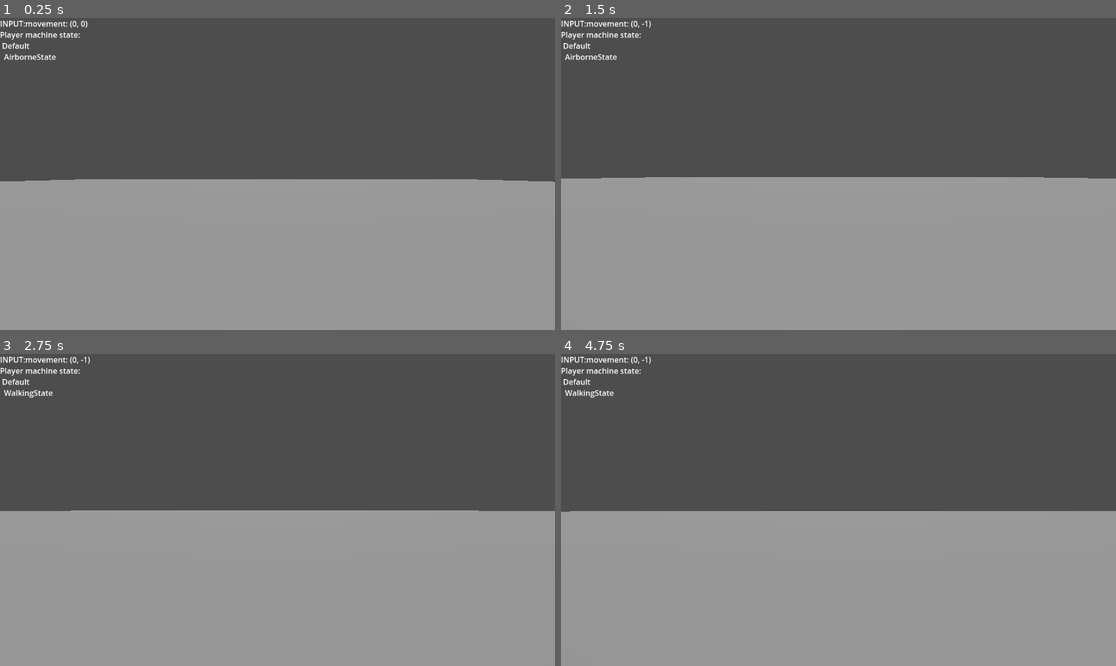
Above: before the commit, frames 1-4 (two rows, left to right).
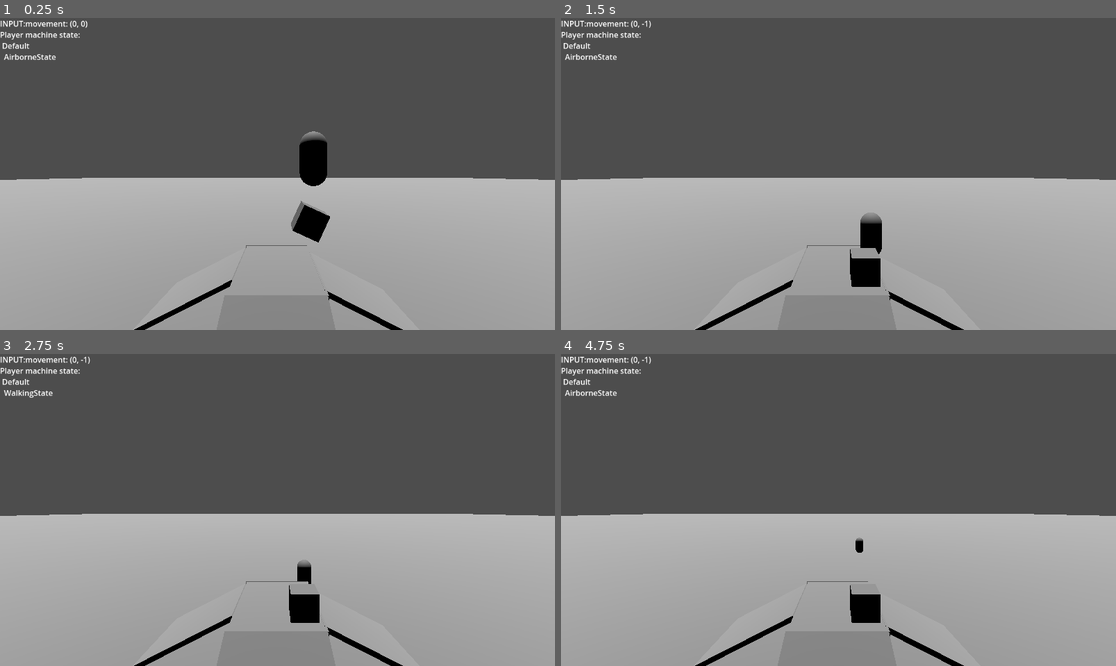
Above: after the commit, the same moments.

Repository: PropFault/Playground
Game: Godot game, scene res://test.tscn
The game is run twice, just before and just after one commit, with the same random seed, the same clock (stepped at 60 frames per second) and the same inputs.
Inputs (mouse positions are in pixels of both pictures, inside the frame that each line leads up to):
- Up to frame 1 (0.25 s): no input
- Up to frame 2 (1.5 s): move the mouse to (866, 174) at 0.52 s; hold Ctrl (Crouch) 0.53-1.28 s; hold W (Forward) from 0.53 s (still down); tap Space (Jump) at 0.77 s; move the mouse to (810, 174) at 1.27 s; click (810, 174) at 1.35 s
- Up to frame 3 (2.75 s): keep holding W (Forward); tap Space (Jump) at 1.52 s; tap Ctrl (Crouch) at 1.55, 2.3 s; move the mouse to (288, 503) at 2.02 s; hold Right mouse button (Attack Secondary) from 2.03 s (still down)
- Up to frame 4 (4.75 s): keep holding W (Forward); move the mouse to (832, 516) at 2.77 s; release Right mouse button (Attack Secondary) at 2.78 s; tap Ctrl (Crouch) at 2.85, 3.8, 4.35 s; tap Space (Jump) at 3.02, 3.77, 4.52 s; move the mouse to (877, 513) at 3.52 s; hold Shift (Run) 3.53-4.28 s; move the mouse to (794, 506) at 4.27 s

The runs differ from the first frame. In frame 1, 12% of the frame differs, in the area x 0-100%, y 36-100%; in frame 2, 12%; in frame 3, 13%, in the area x 0-100%, y 50-100%; in frame 4, 13%.

Commit message:
Added crouching

Diff:
--- a/Player.gd
+++ b/Player.gd
@@ -1,8 +1,8 @@
 extends Node3D
 @onready var layer0 = get_node("Body/Logic/Layer0")
 @onready var layer1 = get_node("Body/Logic/Layer1")
-@export var jumping_speed: float = 20.0
-@export var jump_control_duration: float = 2.0
+@export var total_jump_power: float = 45.0
+@export var jump_control_duration: float = 0.4
 var timer: float
 var is_jumping: float
 @onready var body = $Body
@@ -16,8 +16,10 @@
 
 	if body.is_grounded() and jump_pressed and timer < jump_control_duration:
 		is_jumping = true
-	if is_jumping and jump_pressed:
-		body.velocity = body.velocity + jumping_speed * body.basis.y * delta
+	if is_jumping and jump_pressed and timer < jump_control_duration:
+		var jumpImpulse = (total_jump_power * ((jump_control_duration-timer)/jump_control_duration)) * body.basis.y;
+		print(jumpImpulse)
+		body.velocity = body.velocity + jumpImpulse * delta
 
 	if not jump_pressed or timer > jump_control_duration and not jump_pressed:
 		is_jumping = false
--- a/RootStateMachine.gd
+++ b/RootStateMachine.gd
@@ -1 +1,8 @@
 extends CharacterStateMachine
+
+func _state_process(delta:float):
+	super(delta)
+	if(self.input.crouch):
+		active = $Crouch
+	else:
+		active = $Default
--- a/player.tscn
+++ b/player.tscn
@@ -18,8 +18,8 @@
 [sub_resource type="CapsuleShape3D" id="CapsuleShape3D_m8kcn"]
 height = 1.5
 
-[sub_resource type="CapsuleShape3D" id="CapsuleShape3D_yka8l"]
-height = 1.5
+[sub_resource type="CapsuleShape3D" id="CapsuleShape3D_prc55"]
+height = 1.54045
 
 [sub_resource type="AnimationNodeAnimation" id="AnimationNodeAnimation_371bd"]
 animation = &"Crouch"
@@ -48,7 +48,7 @@
 
 [sub_resource type="AnimationNodeStateMachine" id="AnimationNodeStateMachine_kxsor"]
 states/Crouch/node = SubResource("AnimationNodeAnimation_371bd")
-states/Crouch/position = Vector2(436.556, 210)
+states/Crouch/position = Vector2(437, 210)
 states/Idle/node = SubResource("AnimationNodeAnimation_rc3oc")
 states/Idle/position = Vector2(437, 100)
 transitions = ["Start", "Idle", SubResource("AnimationNodeStateMachineTransition_ywwye"), "Idle", "Crouch", SubResource("AnimationNodeStateMachineTransition_lt7km"), "Crouch", "Idle", SubResource("AnimationNodeStateMachineTransition_h3kvv")]
@@ -61,10 +61,10 @@
 tracks/0/type = "position_3d"
 tracks/0/imported = false
 tracks/0/enabled = true
-tracks/0/path = NodePath("CrouchCapsule")
-tracks/0/interp = 2
+tracks/0/path = NodePath("../../CrouchCapsule")
+tracks/0/interp = 1
 tracks/0/loop_wrap = true
-tracks/0/keys = PackedFloat32Array(0, 1, 0, -0.388729, 0, 0.1, 1, 0, 0, 0)
+tracks/0/keys = PackedFloat32Array(0, 1, 0, -0.25, 0, 0.1, 1, 0, 0, 0)
 
 [sub_resource type="Animation" id="Animation_x48pj"]
 resource_name = "Idle"
@@ -72,10 +72,10 @@
 tracks/0/type = "position_3d"
 tracks/0/imported = false
 tracks/0/enabled = true
-tracks/0/path = NodePath("CrouchCapsule")
+tracks/0/path = NodePath("../../CrouchCapsule")
 tracks/0/interp = 1
 tracks/0/loop_wrap = true
-tracks/0/keys = PackedFloat32Array(0, 1, 0, -0.388729, 0)
+tracks/0/keys = PackedFloat32Array(0, 1, 0, -0.25, 0)
 
 [sub_resource type="AnimationLibrary" id="AnimationLibrary_r3mkx"]
 _data = {
@@ -148,12 +148,12 @@
 script = ExtResource("11_tqhum")
 
 [node name="CollisionCapsule" type="CollisionShape3D" parent="Body"]
-transform = Transform3D(1, 0, 0, 0, 1, 0, 0, 0, 1, 0, 0.24849, 0)
+transform = Transform3D(1, 0, 0, 0, 1, 0, 0, 0, 1, 0, 0.250049, 0)
 shape = SubResource("CapsuleShape3D_m8kcn")
 
 [node name="CrouchCapsule" type="CollisionShape3D" parent="Body"]
-transform = Transform3D(1, 0, 0, 0, 1, 0, 0, 0, 1, 0, -0.242496, 0)
-shape = SubResource("CapsuleShape3D_yka8l")
+transform = Transform3D(1, 0, 0, 0, 1, 0, 0, 0, 1, 0, -0.25, 0)
+shape = SubResource("CapsuleShape3D_prc55")
 
 [node name="BodyAnimTree" type="AnimationTree" parent="Body"]
 tree_root = SubResource("AnimationNodeStateMachine_kxsor")
--- a/test.tscn
+++ b/test.tscn
@@ -1,8 +1,11 @@
-[gd_scene load_steps=6 format=3 uid="uid://kag6ve56ire3"]
+[gd_scene load_steps=7 format=3 uid="uid://kag6ve56ire3"]
 
 [ext_resource type="PackedScene" uid="uid://de1jevbkbwq81" path="res://player.tscn" id="1_sq5gs"]
 
+[sub_resource type="ORMMaterial3D" id="ORMMaterial3D_6qt2j"]
+
 [sub_resource type="BoxMesh" id="BoxMesh_e62yu"]
+material = SubResource("ORMMaterial3D_6qt2j")
 
 [sub_resource type="BoxShape3D" id="BoxShape3D_b7do7"]
 
@@ -71,6 +74,7 @@
 
 [node name="Camera3D" type="Camera3D" parent="."]
 transform = Transform3D(1, 0, 0, 0, 1, 0, 0, 0, 1, 0, 2.76949, 7.47587)
+current = true
 
 [node name="DirectionalLight3D" type="DirectionalLight3D" parent="."]
 transform = Transform3D(1, 0, 0, 0, -0.197247, 0.980354, 0, -0.980354, -0.197247, 0, 0, 0)
